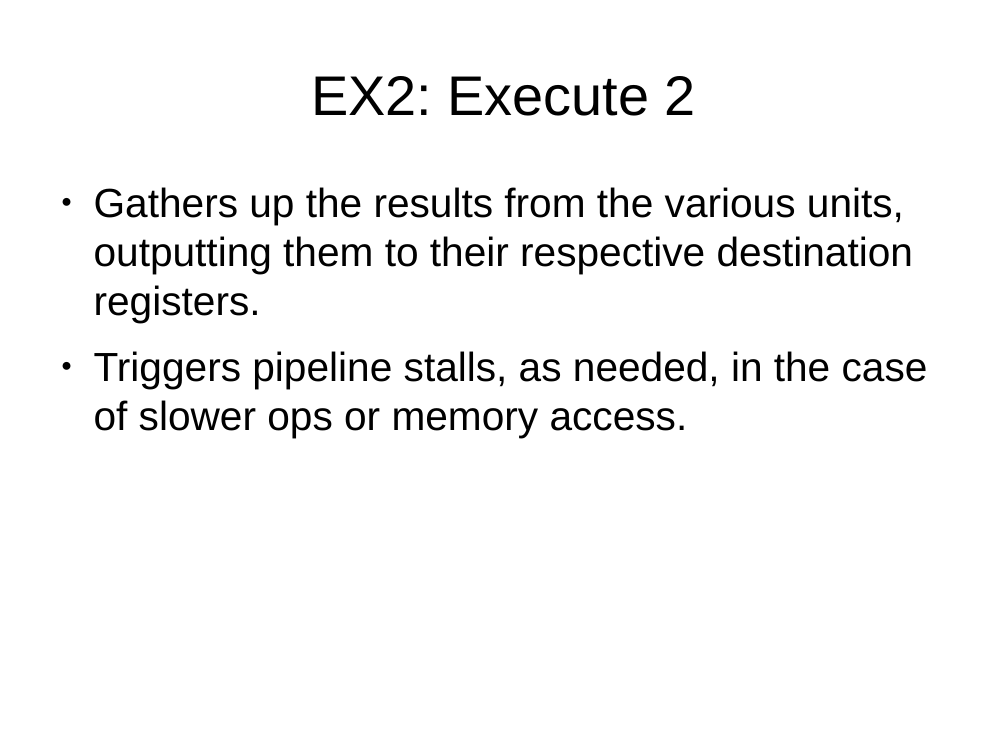
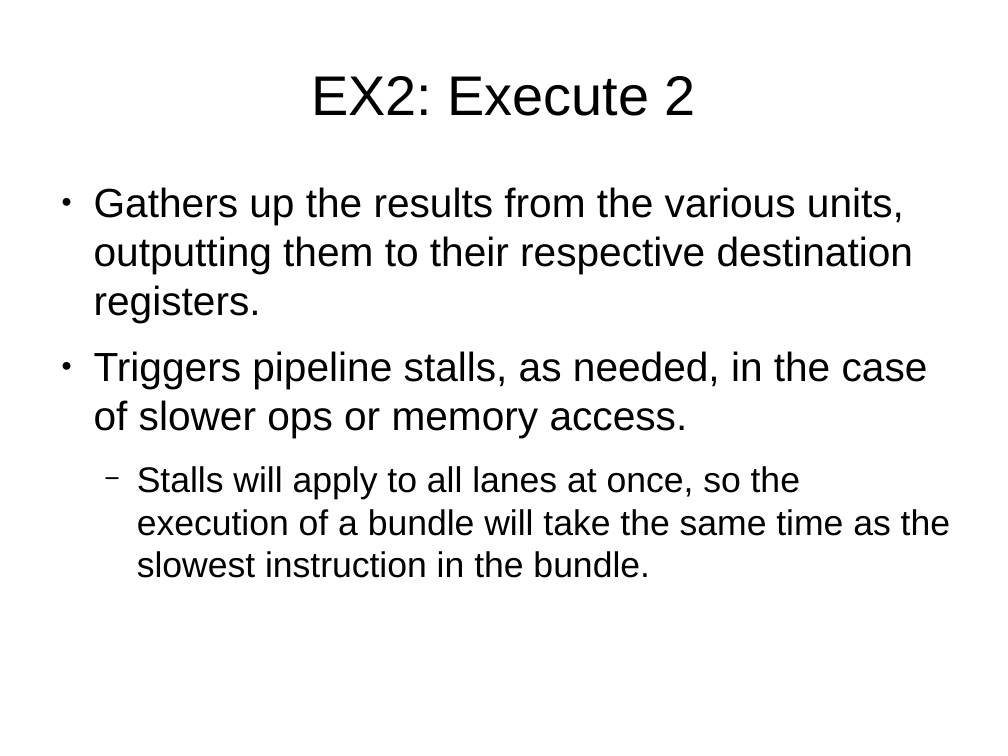
Before and after one commit to cr88192/bgbtech_btsr1arch, a slide deck: slide 8 of docs/slides/BJX2 Core 1.odp (slide 7 before the commit). Drawn at 1008x756 pixels with LibreOffice and Linux fonts; fonts in the diff are those of the drawing. Boxes give left, top, right and bottom in pixels: in the first picture for what was removed or moved away, otherwise in the second. Text is boxed around its words. In the diff, an @@ line names an element or a change of style, - is before the commit and + after.

```diff
--- a/docs/slides/BJX2 Core 1.odp
+++ b/docs/slides/BJX2 Core 1.odp
@@ text at (x1=137, y1=466, x2=950, y2=578): paragraph added @@
+  − Stalls will apply to all lanes at once, so the execution of a bundle will take the same time as the slowest instruction in the bundle.
```
Also in this commit, not shown: 8 other slides changed, 5 slides added, 1 slide removed, 19 other files.
